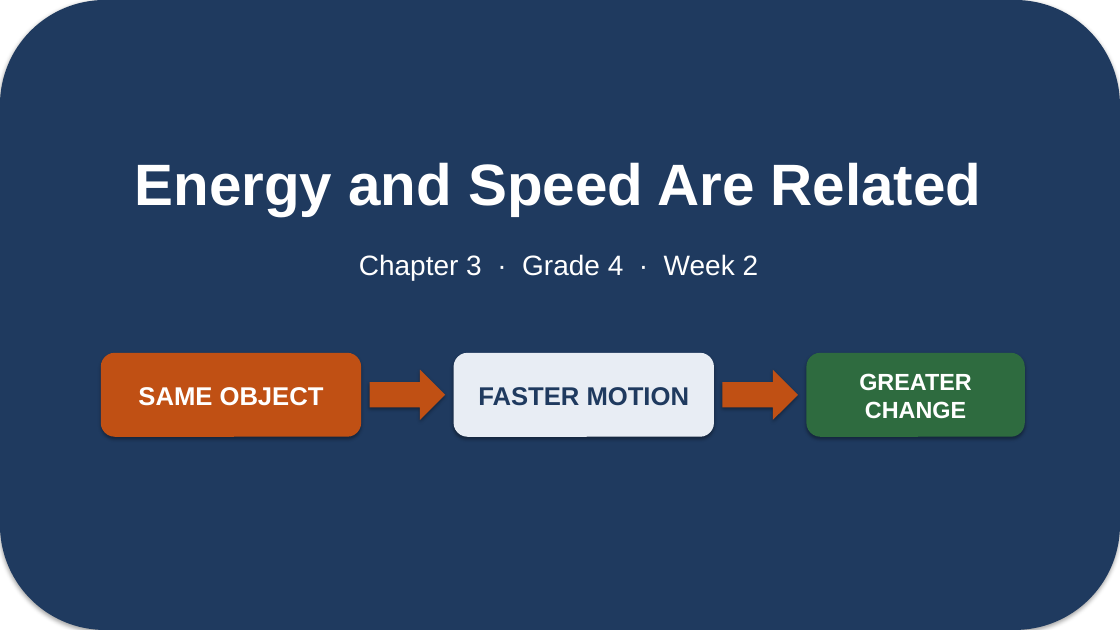
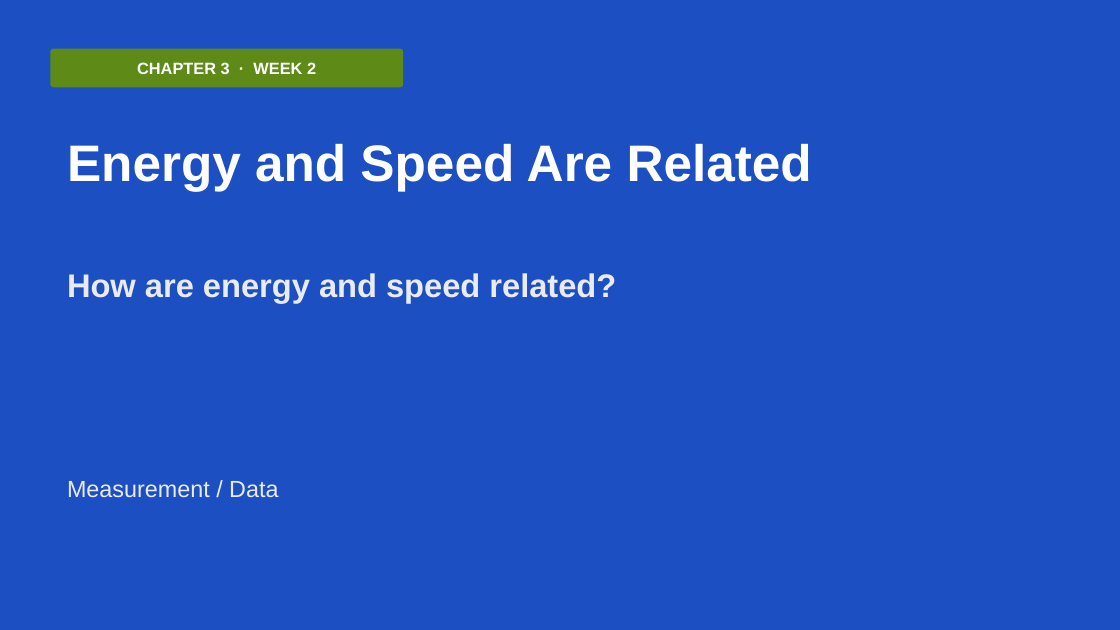
Before and after one commit to owenreagan-cyber/grade-4-energy-transfer-transformation, a slide deck: slide 1 of production/slides/03-ch3-energy-speed-slides.pptx. Drawn at 1120x630 pixels with LibreOffice and Linux fonts; fonts in the diff are those of the drawing. Boxes give left, top, right and bottom in pixels: in the first picture for what was removed or moved away, otherwise in the second. Text is boxed around its words. In the diff, an @@ line names an element or a change of style, - is before the commit and + after.

```diff
--- a/production/slides/03-ch3-energy-speed-slides.pptx
+++ b/production/slides/03-ch3-energy-speed-slides.pptx
@@ rectangle at (0,0,1120,630): rounded rectangle to rectangle; fill #1F3A5F to #1B4FC2; shadow off @@
@@ rounded rectangle added at (50,49,403,87), fill #5E8A18, 14 pt, text #FFFFFF, bold @@
+CHAPTER 3 · WEEK 2
@@ text "Energy and Speed Are Related": place and size @@
-text "Energy and Speed Are Related" at (135,162,982,215)
+text "Energy and Speed Are Related" at (67,143,812,191)
@@ text "Energy and Speed Are Related" at (67,143,812,191): size 50 to 44 pt; alignment centre to left; more space between paragraphs @@
@@ text removed at (359,254,759,280) @@
-Chapter 3 · Grade 4 · Week 2
@@ text added at (67,273,616,303), 28 pt, text #E9EBEF, bold @@
+How are energy and speed related?
@@ rounded rectangle removed at (101,353,361,437) @@
-SAME OBJECT
@@ rounded rectangle removed at (454,353,714,437) @@
-FASTER MOTION
@@ rounded rectangle removed at (807,353,1025,437) @@
-GREATER CHANGE
@@ right arrow removed at (370,370,445,420) @@
@@ right arrow removed at (723,370,798,420) @@
@@ text added at (67,481,278,497), 20 pt, text #E9EBEF @@
+Measurement / Data
```
Also in this commit, not shown: 2 other slides changed, 38 slides added, 26 slides removed, 21 other files.
